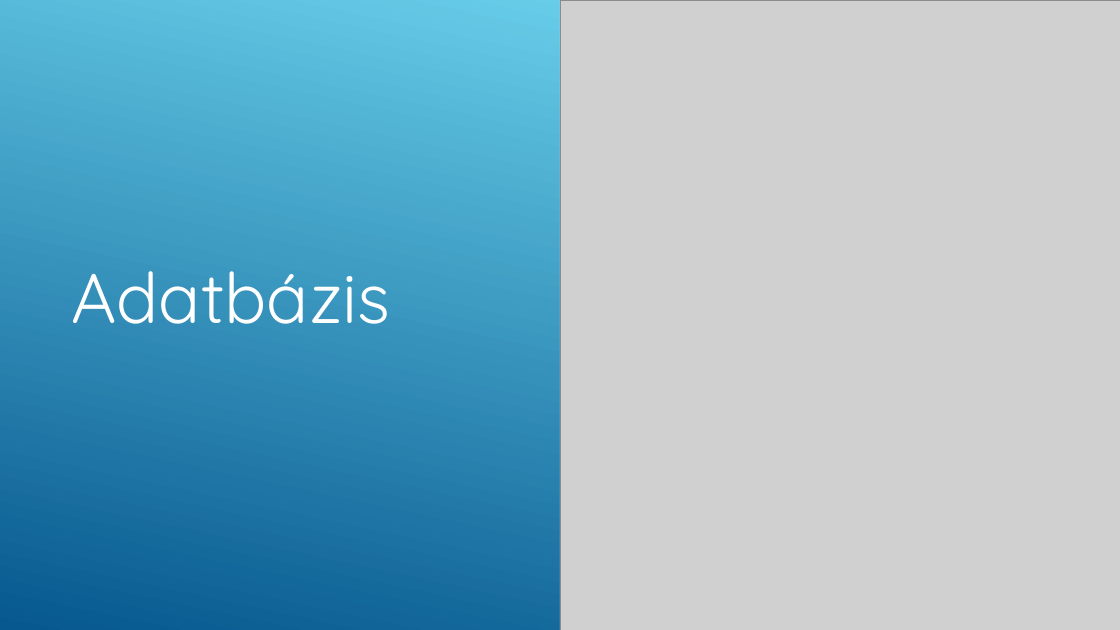
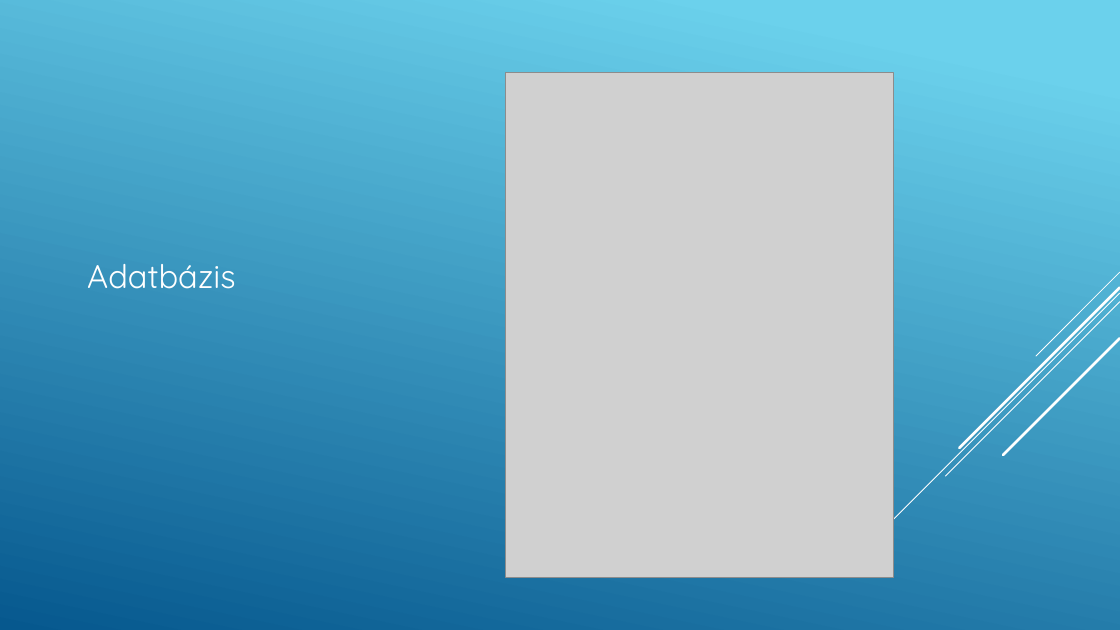
Before and after one commit to csokyS/LuxCar, a slide deck: slide 8 of docs/LuxCar.pptx (slide 17 before the commit). Drawn at 1120x630 pixels with LibreOffice and Linux fonts; fonts in the diff are those of the drawing; grey boxes stand for pictures. Boxes give left, top, right and bottom in pixels: in the first picture for what was removed or moved away, otherwise in the second. Text is boxed around its words. In the diff, an @@ line names an element or a change of style, - is before the commit and + after.

```diff
--- a/docs/LuxCar.pptx
+++ b/docs/LuxCar.pptx
@@ picture removed at [560, 0, 1120, 630] @@
@@ picture added at [506, 72, 893, 577] @@
@@ text "Adatbázis": place and size @@
-text "Adatbázis" at [72, 271, 391, 324]
+text "Adatbázis" at [87, 264, 236, 289]
@@ text "Adatbázis" at [87, 264, 236, 289]: size 60 to 28 pt; alignment centre to left; less space between paragraphs @@
```
Also in this commit, not shown: 19 other slides changed, 1 slide added, 1 slide removed, 1 other file.
